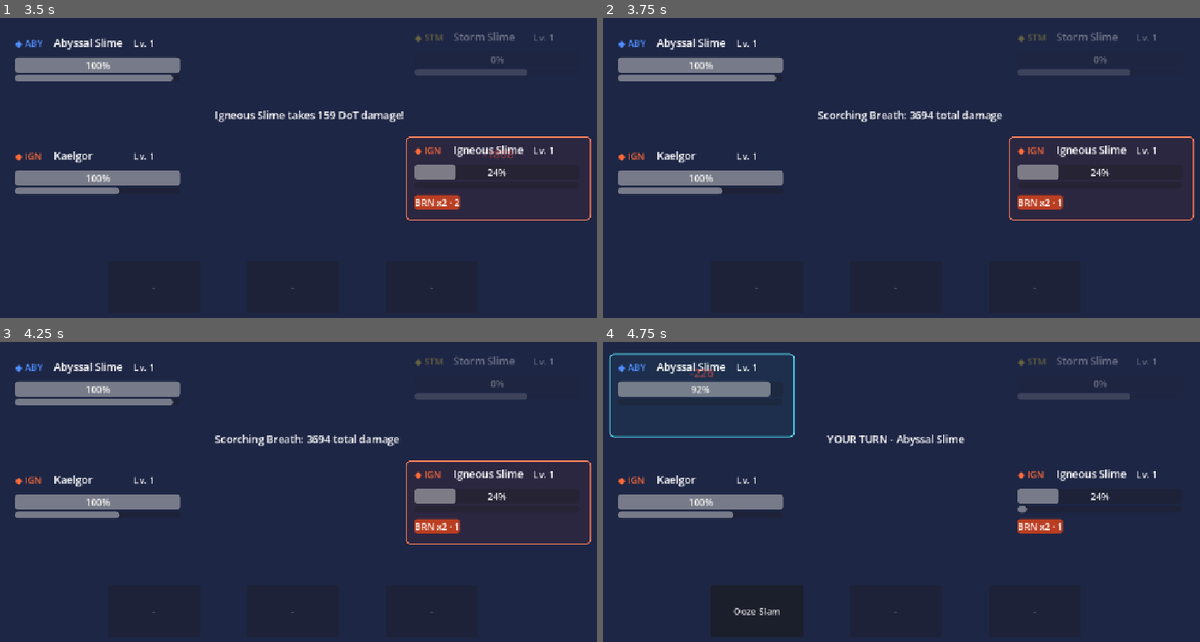
Above: before the commit, frames 1-4 (two rows, left to right).
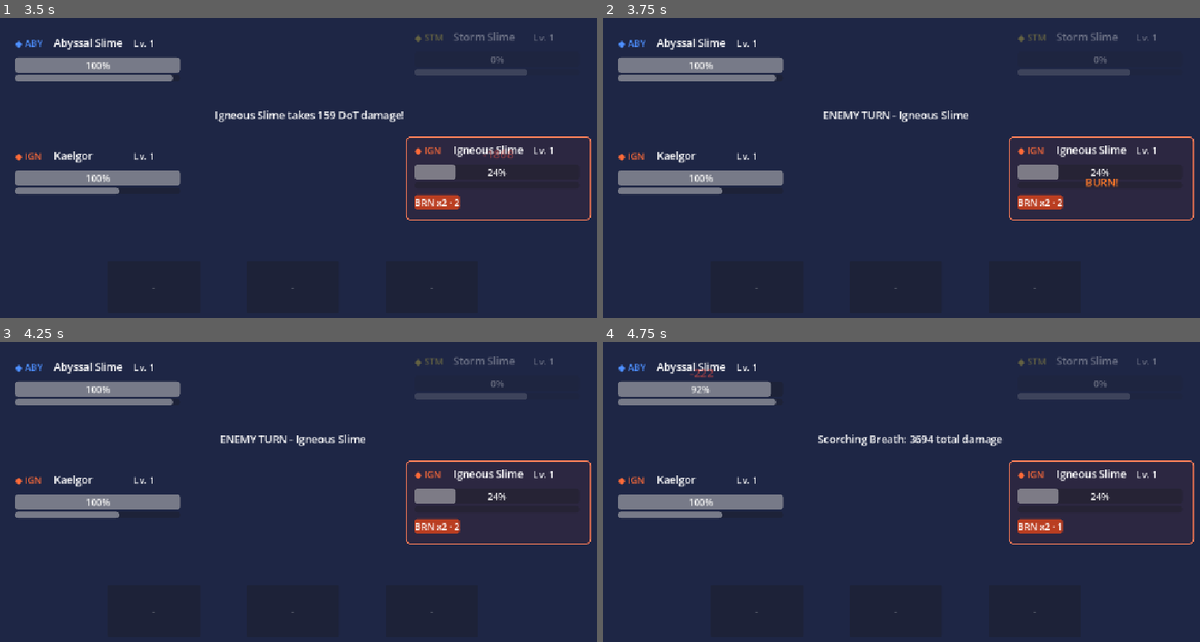
Above: after the commit, the same moments.

Repository: Akharyuu/monster-rpg
Game: Godot game, scene res://scenes/battle/battle_screen.tscn
Two runs of this game, one before a commit and one after it. Both use one fixed random seed, a clock stepped at 60 frames per second and the inputs below.
Inputs:
- Up to frame 1 (3.5 s): click "Draconic Claw" at 0.5 s; click "TARGET" at 1.25 s; click "Scorching Breath" at 2 s
- Up to frame 2 (3.75 s): no input
- Up to frame 3 (4.25 s): no input
- Up to frame 4 (4.75 s): no input

Frame 1 is identical in both runs. In frame 2, 0.8% of the frame differs, in the area x 36-87%, y 30-63%; in frame 3, 0.7%; in frame 4, 2.5%, in the area x 1-100%, y 3-92%.

Commit message:
Show status and resistance feedback in battle

Diff:
--- a/godot/scenes/battle/battle_screen.gd
+++ b/godot/scenes/battle/battle_screen.gd
@@ -347,6 +347,55 @@
             false
         )
 
+        var shown_effects: Array[String] = []
+
+        for effect in target_result.get(
+            "effects_applied",
+            []
+        ):
+            var effect_id: String = str(
+                effect.effect_id
+            )
+
+            if effect_id in shown_effects:
+                continue
+
+            shown_effects.append(effect_id)
+
+            await hud.play_status_feedback(
+                get_status_feedback_text(effect_id),
+                "burn" if effect_id == "burn" else "debuff"
+            )
+
+        if not target_result.get(
+            "resisted_effects",
+            []
+        ).is_empty():
+            await hud.play_status_feedback(
+                "RESIST!",
+                "resist"
+            )
+
+
+func get_status_feedback_text(effect_id: String) -> String:
+    match effect_id:
+        "burn":
+            return "BURN!"
+        "defense_break":
+            return "DEF DOWN!"
+        "attack_break":
+            return "ATK DOWN!"
+        "speed_break":
+            return "SPD DOWN!"
+        "stun":
+            return "STUN!"
+        "freeze":
+            return "FREEZE!"
+        "silence":
+            return "SILENCE!"
+        _:
+            return effect_id.to_upper()
+
 
 func update_battle_ui() -> void:
     for index in range(ally_huds.size()):
